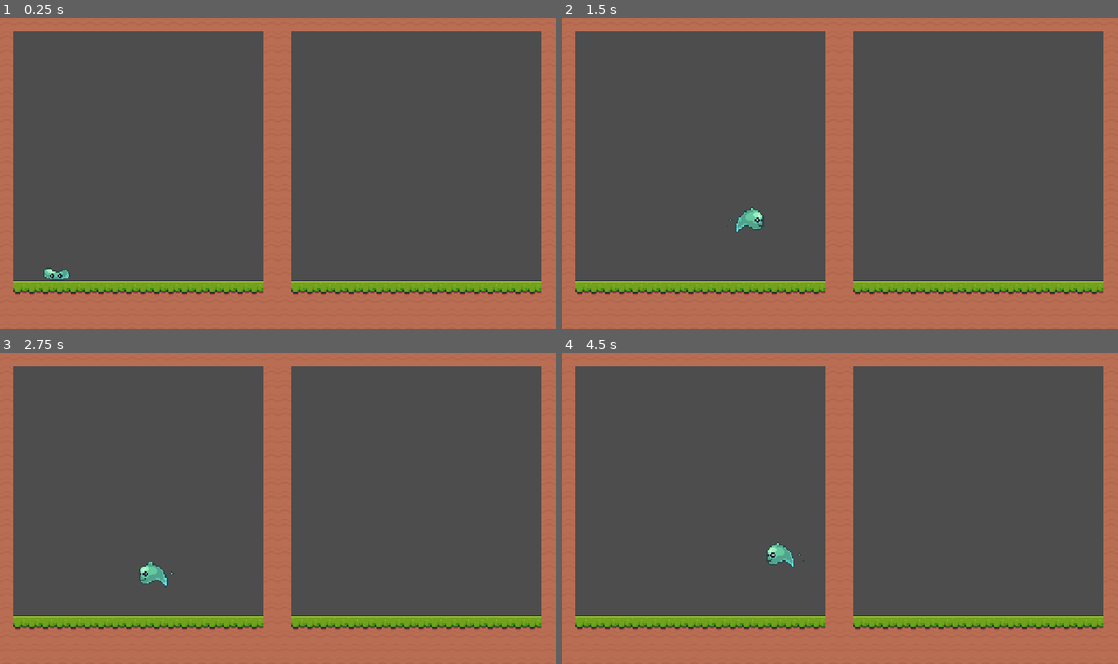
Above: before the commit, frames 1-4 (two rows, left to right).
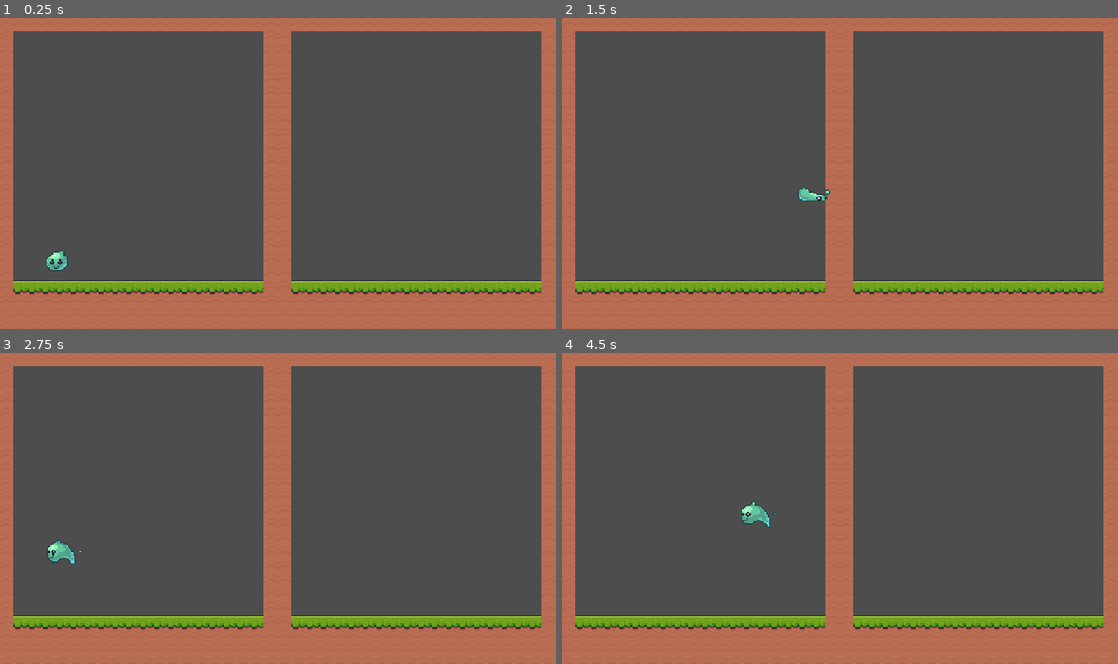
Above: after the commit, the same moments.

Repository: HarriBrown/Bouncy-game
Game: Godot game, scene res://scenes/main.tscn
Two runs of this game, one before a commit and one after it. Both use one fixed random seed, a clock stepped at 60 frames per second and the inputs below.
Inputs:
- Up to frame 1 (0.25 s): no input
- Up to frame 2 (1.5 s): hold Right (right) from 0.53 s (still down); tap Up (jump) at 0.6, 0.77, 1.07, 1.35 s
- Up to frame 3 (2.75 s): tap Up (jump) at 1.52, 1.82, 2.1 s; release Right (right) at 2.03 s; hold A (left) from 2.03 s (still down)
- Up to frame 4 (4.5 s): release A (left) at 2.78 s; hold Right (right) 2.78-4.28 s; tap Up (jump) at 2.85, 3.02, 3.32, 3.6, 3.77, 4.07, 4.35 s; hold A (left) from 4.28 s (still down)

The runs differ from the first frame. In frame 1, 0.3% of the frame differs, in the area x 7-13%, y 72-85%; in frame 2, 0.5%; in frame 3, 0.6%, in the area x 8-32%, y 59-76%; in frame 4, 0.6%.

Commit message:
Nightynight

Diff:
--- a/scenes/level1.tscn
+++ b/scenes/level1.tscn
@@ -168,7 +168,7 @@
 
 [node name="LevelRoot" type="Node2D" unique_id=1394237129]
 
-[node name="TileMapLayer" type="TileMapLayer" parent="." unique_id=1765226111]
+[node name="TileMapLayer" type="TileMapLayer" parent="." unique_id=1765226111 groups=["Scenery"]]
 scale = Vector2(2, 2)
 tile_map_data = PackedByteArray("AAAAAAAAAAAHAAEAAAABAAAAAAAHAAEAAAACAAAAAAAHAAEAAAADAAAAAAAHAAEAAAAEAAAAAAAHAAEAAAAFAA …(4272 unchanged characters)…
 tile_set = SubResource("TileSet_qfjwl")
--- a/scenes/player.tscn
+++ b/scenes/player.tscn
@@ -11,7 +11,7 @@
 [ext_resource type="AudioStream" uid="uid://pw0syt3ai8qd" path="res://assets/sounds/collect_apple.wav" id="9_y4r1p"]
 
 [sub_resource type="RectangleShape2D" id="RectangleShape2D_1en6p"]
-size = Vector2(19, 18)
+size = Vector2(17, 16)
 
 [sub_resource type="AtlasTexture" id="AtlasTexture_ivps1"]
 atlas = ExtResource("1_tuyoq")
@@ -438,7 +438,7 @@
 script = ExtResource("1_fjrip")
 
 [node name="CollisionShape2D" type="CollisionShape2D" parent="." unique_id=940860273]
-position = Vector2(0.5, -1)
+position = Vector2(0.5, 0)
 shape = SubResource("RectangleShape2D_1en6p")
 
 [node name="AnimatedSprite2D" type="AnimatedSprite2D" parent="." unique_id=455839997]
--- a/scripts/player.gd
+++ b/scripts/player.gd
@@ -1,13 +1,17 @@
 extends CharacterBody2D
 
 @onready var animated_sprite_2d: AnimatedSprite2D = $AnimatedSprite2D
+@onready var jump_sound: AudioStreamPlayer2D = $JumpSound
+@onready var death_sound: AudioStreamPlayer2D = $DeathSound
+@onready var collect_sound: AudioStreamPlayer2D = $CollectSound
 
 const SPEED = 300.0
 const JUMP_VELOCITY = -850.0
 
 var was_on_floor := true
 var is_landing := false
-
+var Bounce_factor = 0.4
+var impact_velocity = 0
 
 func _ready() -> void:
 	# Force "Jumping down" to NOT loop, so animation_finished always triggers
@@ -33,6 +37,8 @@
 	if Input.is_action_just_pressed("jump") and is_on_floor():
 		velocity.y = JUMP_VELOCITY
 		is_landing = false
+		jump_sound.play()
+
 
 	# Movement
 	var direction := Input.get_axis("left", "right")
@@ -40,6 +46,14 @@
 		velocity.x = direction * SPEED
 	else:
 		velocity.x = move_toward(velocity.x, 0, SPEED)
+	#Store what the velocity was before the impact, so that it can be dissapated
+	impact_velocity = -velocity.y
+	#Some reflection stuff, remove this because its useless, or let me improve on it - Harri
+	var collision := move_and_collide(velocity * delta)
+	if collision:
+		var normal := collision.get_normal()
+		# Bounce or slide your velocity using the normal
+		velocity = velocity.bounce(normal)
 
 	move_and_slide()
 
@@ -58,6 +72,9 @@
 		# Just landed
 		is_landing = true
 		animated_sprite_2d.play("Jumping down")
+		#Extra jump, never get a break NOT REALLY WORKING RN
+		if velocity.y > -0.1*JUMP_VELOCITY:
+			velocity.y = impact_velocity * Bounce_factor
 
 	elif is_landing:
 		# If the player starts moving, cancel landing immediately
Not shown, changed: assets/sounds/music.ogg.import
